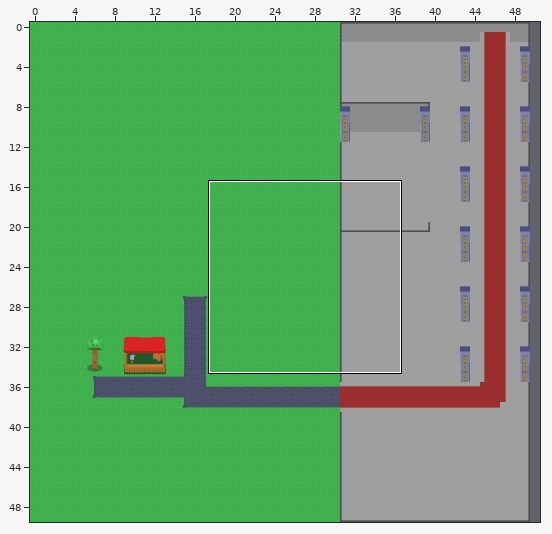
A Tiled map gets an edit: desktop/build/resources/main/mapas/mapa.tmx. Above: a wide view before the commit, with the close-up outlined.
Close-up. Before:
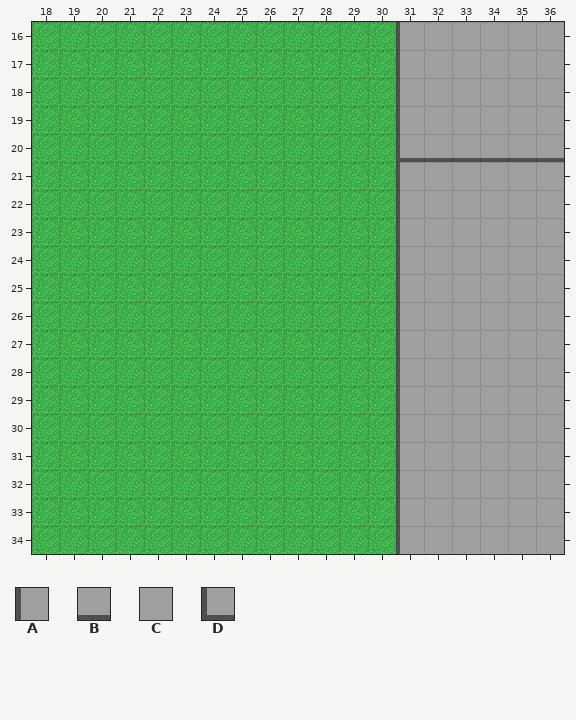
Cells are 32x32 px. Shown: x 18..36, y 16..34. The commit also changed other parts of the map, which this record leaves out.
Key: from "taller2": A 30, B 30 turned 270, C 31, D 45.
_ is an empty cell, # one hidden under a higher layer.
Layers that did not change in this view are not listed.
Layer "pisoInterior" before, first column x 24:
16 _______ACCCCC
17 _______ACCCCC
18 _______ACCCCC
19 _______ACCCCC
20 _______######
21 _______ACCCCC
22 _______ACCCCC
23 _______ACCCCC
24 _______ACCCCC
25 _______ACCCCC
26 _______ACCCCC
27 _______ACCCCC
28 _______ACCCCC
29 _______ACCCCC
30 _______ACCCCC
31 _______ACCCCC
32 _______ACCCCC
33 _______ACCCCC
34 _______ACCCCC
Layer "taller" before, first column x 24:
16 _____________
17 _____________
18 _____________
19 _____________
20 _______DBBBBB
21 _____________
22 _____________
23 _____________
24 _____________
25 _____________
26 _____________
27 _____________
28 _____________
Now the later version:
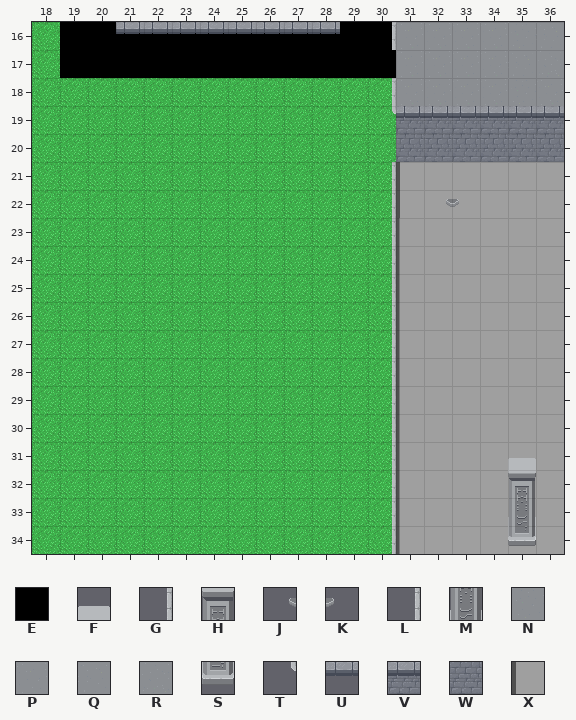
Further tiles: from "algo": E 0, F 408, G 502, H 508, J 510, K 511, L 602, M 608, N 703, P 704, Q 706, R 707, S 708, T 802, U 900, V 902, W 1002; from "taller2": X 54.
Tiles of an added or newly shown layer are drawn over the layers below it.
The exact change:
Layer "negro" (added):
y 16..17: x 19..30 ____________ -> EEEEEEEEEEEE
Layer "pisoInterior":
y 16: x 31..36 ACCCCC -> PPPPNQ
y 17: x 31..36 ACCCCC -> PPPPQR
y 18: x 31..36 ACCCCC -> PPPPNP
y 19: x 31..36 ACCCCC -> ######
y 21..22: x 30 _ -> L
y 23..34: x 30..31 _A -> LX
Layer "taller":
y 16: x 30 _ -> G
y 18: x 30 _ -> G
y 19: x 30..36 _______ -> TVVVVVV
y 20: x 31..36 DBBBBB -> WWWWWW
Layer "habitacion" (added):
y 16: x 21..28 ________ -> UUUUUUUU
Layer "columnas":
y 31: x 35 _ -> F
y 32: x 35 _ -> H
y 33: x 35 _ -> M
y 34: x 35 _ -> S
Layer "braseros" (added):
y 22: x 32..33 __ -> JK
